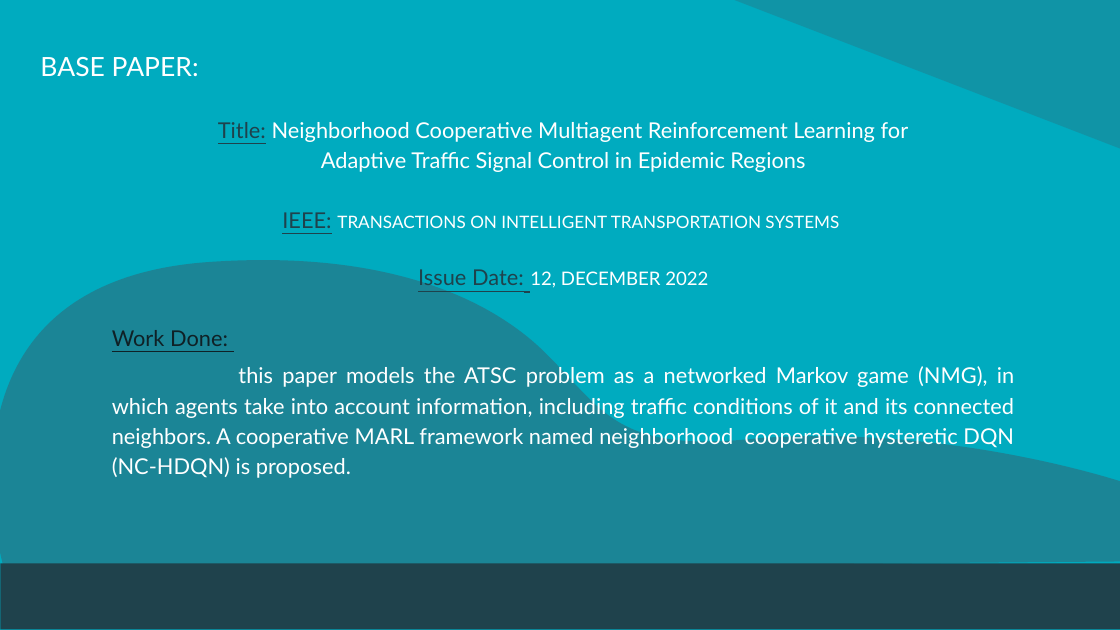
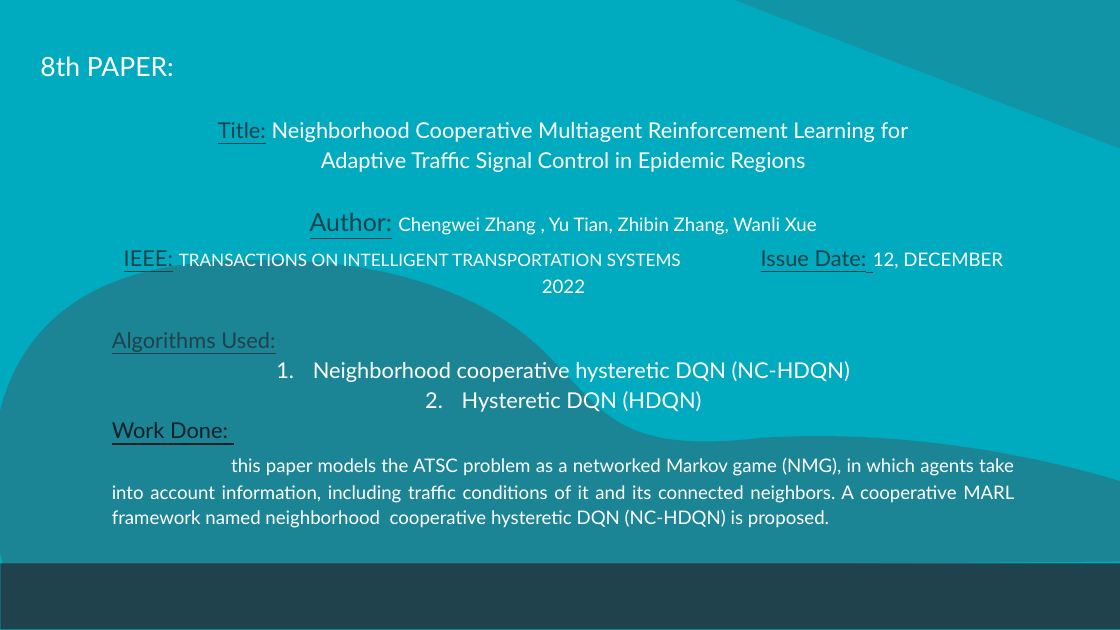
Before and after one commit to Namasivaayam-L/ResearchLab, a slide deck: slide 19 of Automatic Traffic Signal Control System.pptx (slide 20 before the commit). Drawn at 1120x630 pixels with LibreOffice and Linux fonts; fonts in the diff are those of the drawing. Boxes give left, top, right and bottom in pixels: in the first picture for what was removed or moved away, otherwise in the second. Text is boxed around its words. In the diff, an @@ line names an element or a change of style, - is before the commit and + after.

```diff
--- a/Automatic Traffic Signal Control System.pptx
+++ b/Automatic Traffic Signal Control System.pptx
@@ title at (x1=40, y1=56, x2=174, y2=77): text changed @@
-BASE PAPER:
+8th PAPER:
@@ text at (x1=112, y1=213, x2=1003, y2=413): text changed; size 11 to 14 pt @@
-IEEE: TRANSACTIONS ON INTELLIGENT TRANSPORTATION SYSTEMS
-Issue Date: 12, DECEMBER 2022
+Author: Chengwei Zhang , Yu Tian, Zhibin Zhang, Wanli Xue
+IEEE: TRANSACTIONS ON INTELLIGENT TRANSPORTATION SYSTEMS Issue Date: 12, DECEMBER 2022
+Algorithms Used:
+1. Neighborhood cooperative hysteretic DQN (NC-HDQN)
+2. Hysteretic DQN (HDQN)
@@ text at (x1=112, y1=457, x2=1014, y2=528): size 14 to 12 pt in "this paper models the ATSC problem as ..." @@
```
Also in this commit, not shown: 11 other slides changed, 1 slide added, 3 slides removed, 1 other file.
